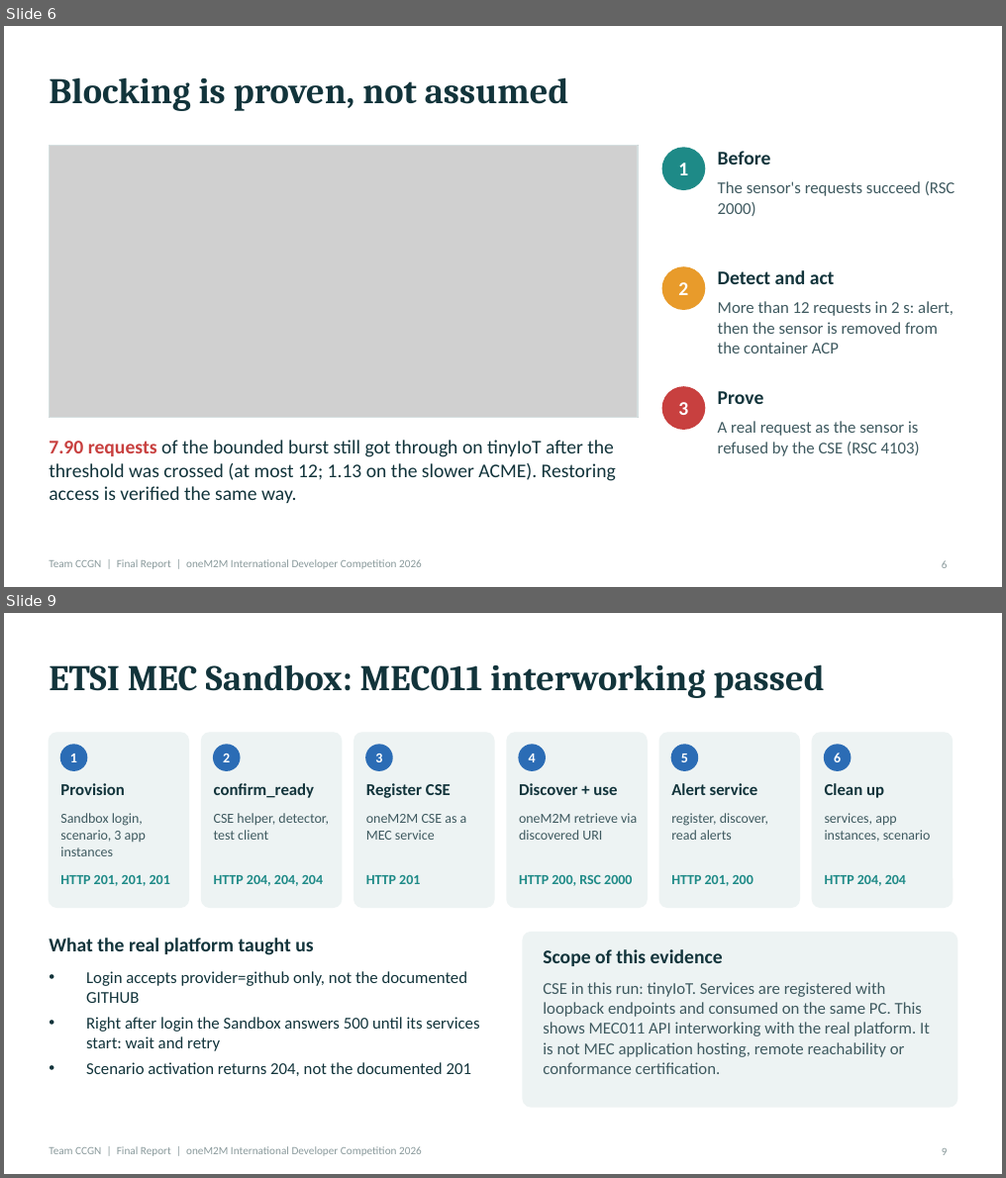
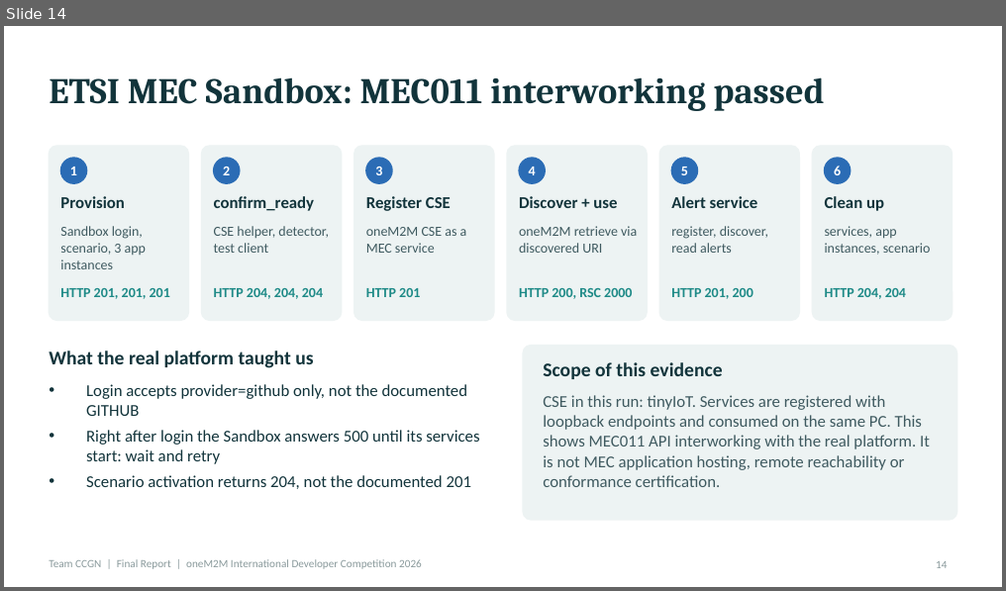
Before and after one commit to easycode42/ccgn-edge-iot-security, a slide deck: deliverables/CCGN_Final_Report.pptx. Shown one above the other, each under a label of ours: slides 6 and 9 before the commit, slide 14 after it; the slides between them are not shown. The pictures are 1006x1178 and 1006x591 pixels, drawn with LibreOffice and Linux fonts; fonts in the diff are those of the drawing; grey boxes stand for pictures. Boxes give left, top, right and bottom in pixels: in the first picture for what was removed or moved away, otherwise in the second. Text is boxed around its words. In the diff, an @@ line names an element or a change of style, - is before the commit and + after.

```diff
--- a/deliverables/CCGN_Final_Report.pptx
+++ b/deliverables/CCGN_Final_Report.pptx
@@ slide 6 removed at (4, 26, 1002, 587), background #FFFFFF; not listed: 1 template element that a slide beside it also shows @@
@@ title removed at (49, 77, 568, 111) @@
-Blocking is proven, not assumed
@@ picture removed at (49, 146, 638, 417) @@
@@ rectangle removed at (49, 146, 638, 417) @@
@@ ellipse removed at (662, 148, 705, 189) @@
@@ text removed at (678, 163, 688, 175) @@
-1
@@ text removed at (718, 151, 771, 165) @@
-Before
@@ text removed at (718, 181, 955, 216) @@
-The sensor's requests succeed (RSC 2000)
@@ ellipse removed at (662, 268, 705, 309) @@
@@ text removed at (678, 282, 688, 295) @@
-2
@@ text removed at (718, 271, 835, 284) @@
-Detect and act
@@ text removed at (718, 301, 953, 354) @@
-More than 12 requests in 2 s: alert, then the sensor is removed from the container ACP
@@ ellipse removed at (662, 387, 705, 429) @@
@@ text removed at (678, 402, 688, 415) @@
-3
@@ text removed at (718, 391, 764, 404) @@
-Prove
@@ text removed at (49, 440, 616, 503) @@
-7.90 requests of the bounded burst still got through on tinyIoT after the threshold was crossed (at most 12; 1.13 on the slower ACME). Restoring access is verified the same way.
@@ text removed at (718, 421, 920, 457) @@
-A real request as the sensor is refused by the CSE (RSC 4103)
@@ page number removed at (942, 561, 947, 569) @@
-6
@@ what was slide 9 is now slide 14 @@
@@ page number at (936, 562, 946, 569): text changed @@
-9
+14
```
Also in this commit, not shown: 5 slides changed, 10 slides added, 4 other slides removed, 44 other files.
